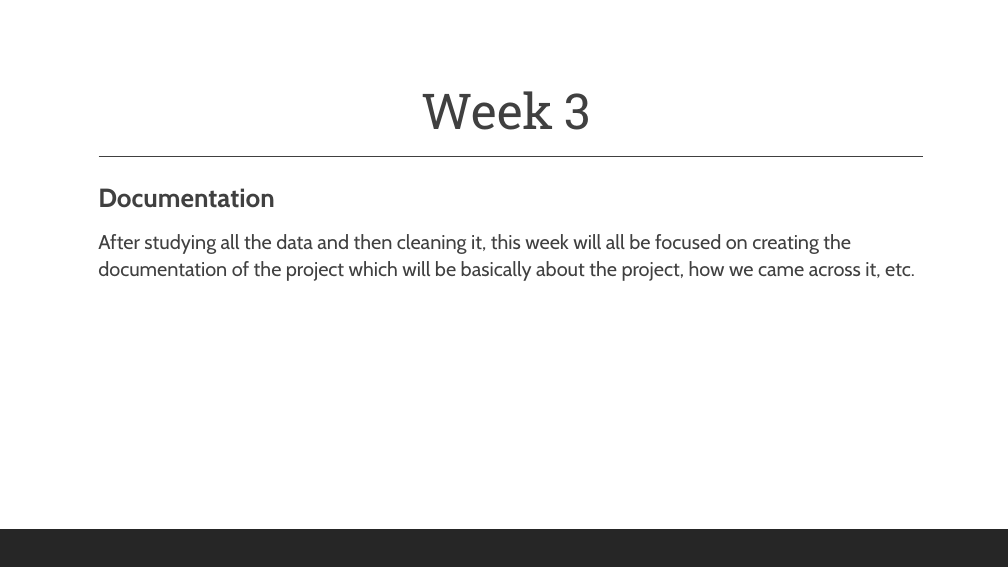
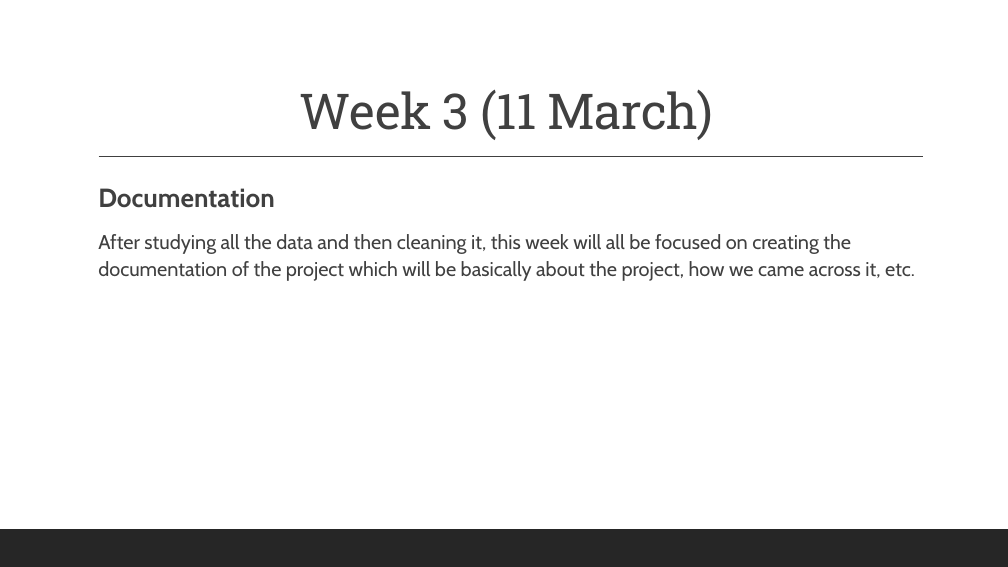
Before and after one commit to akashpapnai/Capstone-project, a slide deck: slide 6 of ppts/Capstone Timeline.pptx. Drawn at 1008x567 pixels with LibreOffice and Linux fonts; fonts in the diff are those of the drawing. Boxes give left, top, right and bottom in pixels: in the first picture for what was removed or moved away, otherwise in the second. Text is boxed around its words. In the diff, an @@ line names an element or a change of style, - is before the commit and + after.

```diff
--- a/ppts/Capstone Timeline.pptx
+++ b/ppts/Capstone Timeline.pptx
@@ title at bbox=[300, 89, 714, 140]: text changed @@
-Week 3
+Week 3 (11 March)
```
Also in this commit, not shown: 10 other slides changed, 1 slide added.
